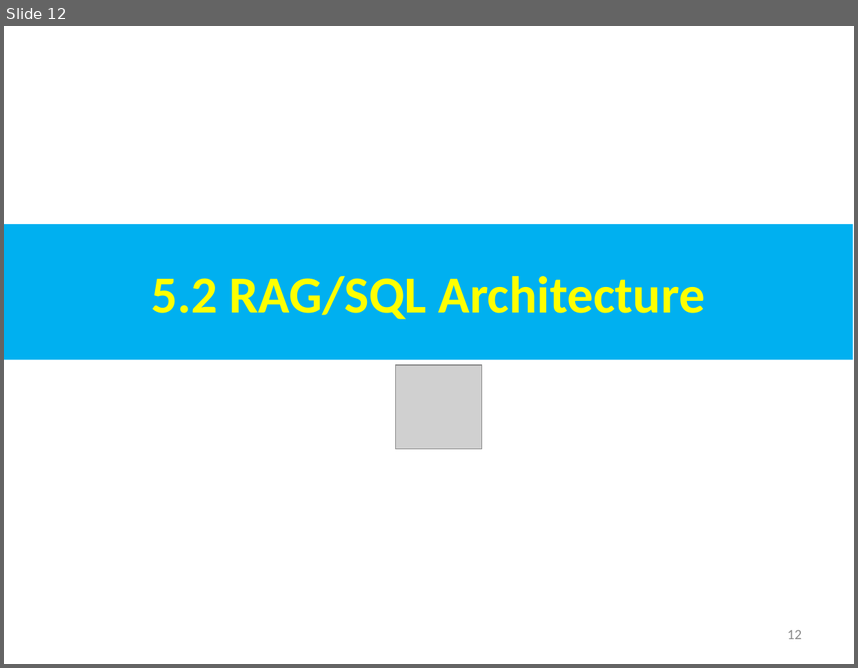
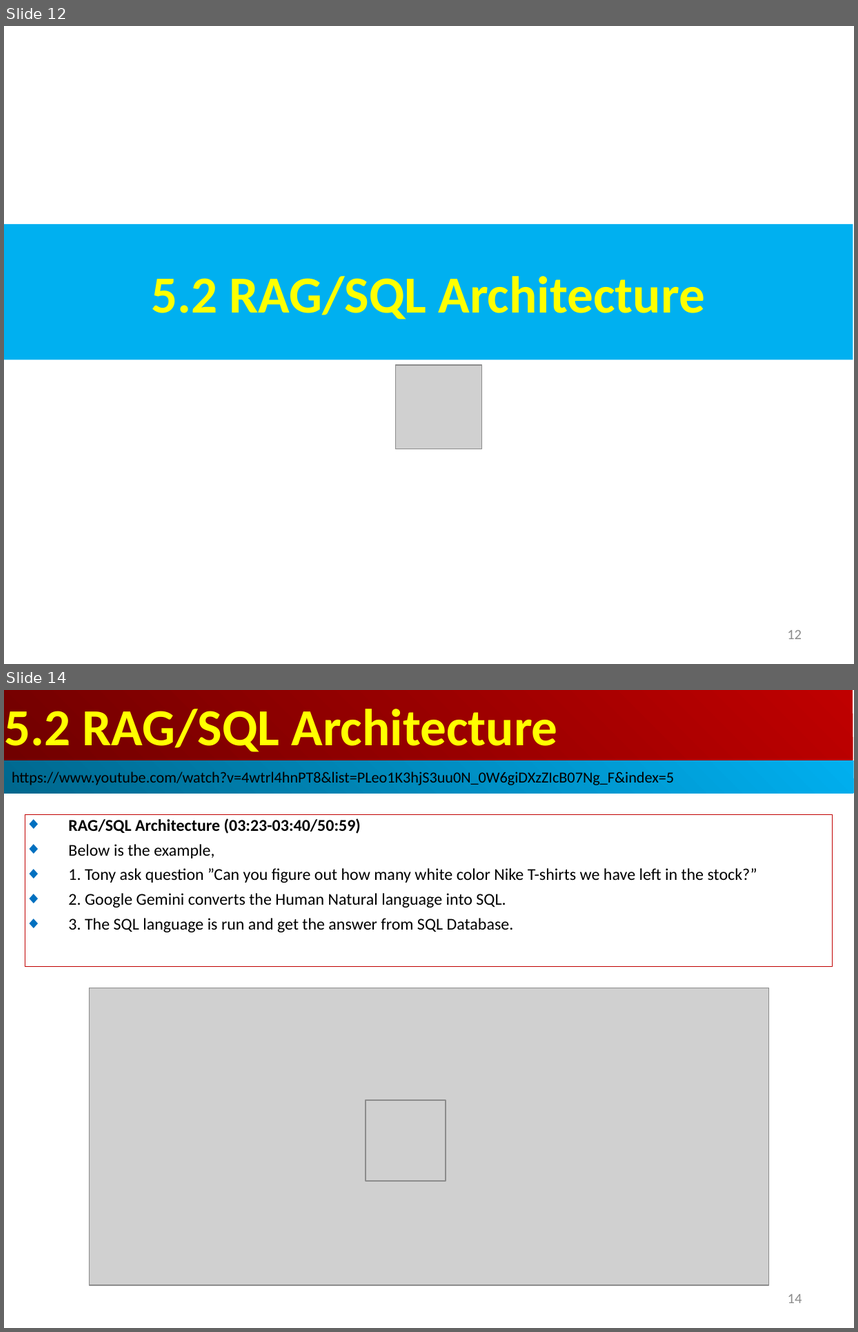
Before and after one commit to peterhchen/AIU_CS515_LLM, a slide deck: 810_LangChain_CB/005_RAG_SQL_App/001_Video/05.00_03_RAG_SQL.ppt. Shown one above the other, each under a label of ours: slide 12 before the commit, slides 12 and 14 after it; the slides between them are not shown. The pictures are 858x668 and 858x1332 pixels, drawn with LibreOffice and Linux fonts; fonts in the diff are those of the drawing; grey boxes stand for pictures. Boxes give left, top, right and bottom in pixels: in the first picture for what was removed or moved away, otherwise in the second. Text is boxed around its words. In the diff, an @@ line names an element or a change of style, - is before the commit and + after.

```diff
--- a/810_LangChain_CB/005_RAG_SQL_App/001_Video/05.00_03_RAG_SQL.ppt
+++ b/810_LangChain_CB/005_RAG_SQL_App/001_Video/05.00_03_RAG_SQL.ppt
@@ slide 14 added at bbox=[4, 690, 854, 1328], background #FFFFFF @@
@@ rectangle added at bbox=[4, 690, 853, 760], fill gradient #BF0000 to #710000, 44 pt, text #FFFF00, bold @@
+5.2 RAG/SQL Architecture
@@ rectangle added at bbox=[4, 760, 854, 793], fill gradient #00AFEF to #00688E, 13 pt, text #000000 @@
+https://www.youtube.com/watch?v=4wtrl4hnPT8&list=PLeo1K3hjS3uu0N_0W6giDXzZIcB07Ng_F&index=5
@@ rectangle added at bbox=[25, 814, 833, 966], outline #C00000 0.74 pt, 14 pt, text #000000 @@
+◆ RAG/SQL Architecture (03:23-03:40/50:59)
+◆ Below is the example,
+◆ 1. Tony ask question ”Can you figure out how many white color Nike T-shirts we have left in the stock?”
+◆ 2. Google Gemini converts the Human Natural language into SQL.
+◆ 3. The SQL language is run and get the answer from SQL Database.
@@ picture added at bbox=[89, 987, 769, 1285] @@
@@ picture added at bbox=[366, 1100, 445, 1181] @@
@@ page number added at bbox=[788, 1294, 802, 1303], 12 pt, text #8B8B8B @@
+14
```
Also in this commit, not shown: 10 slides changed, 4 other slides added.
